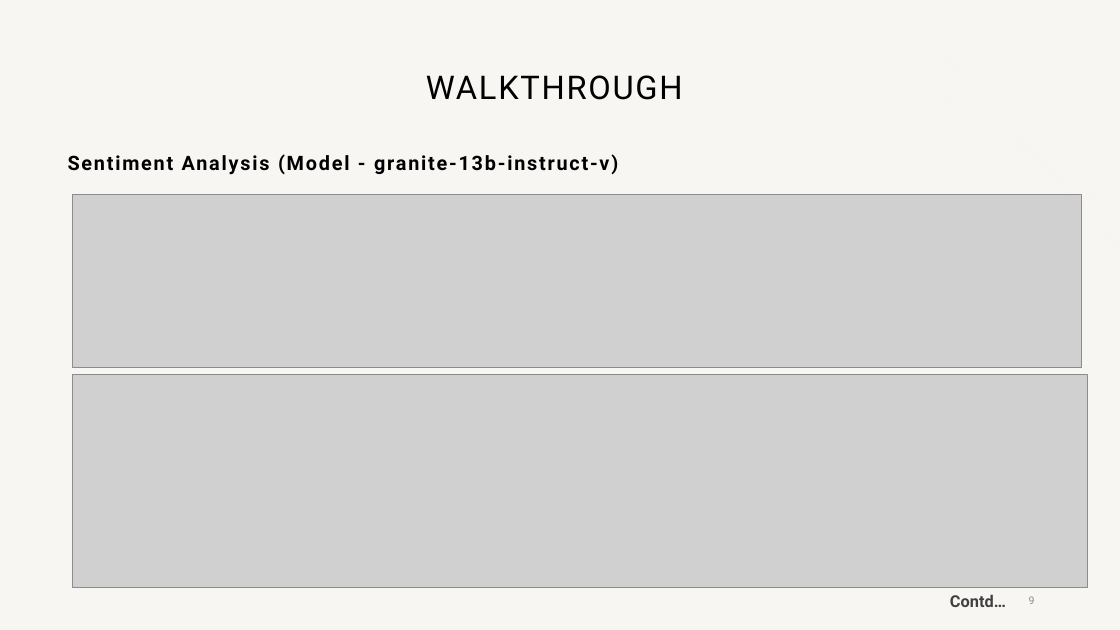
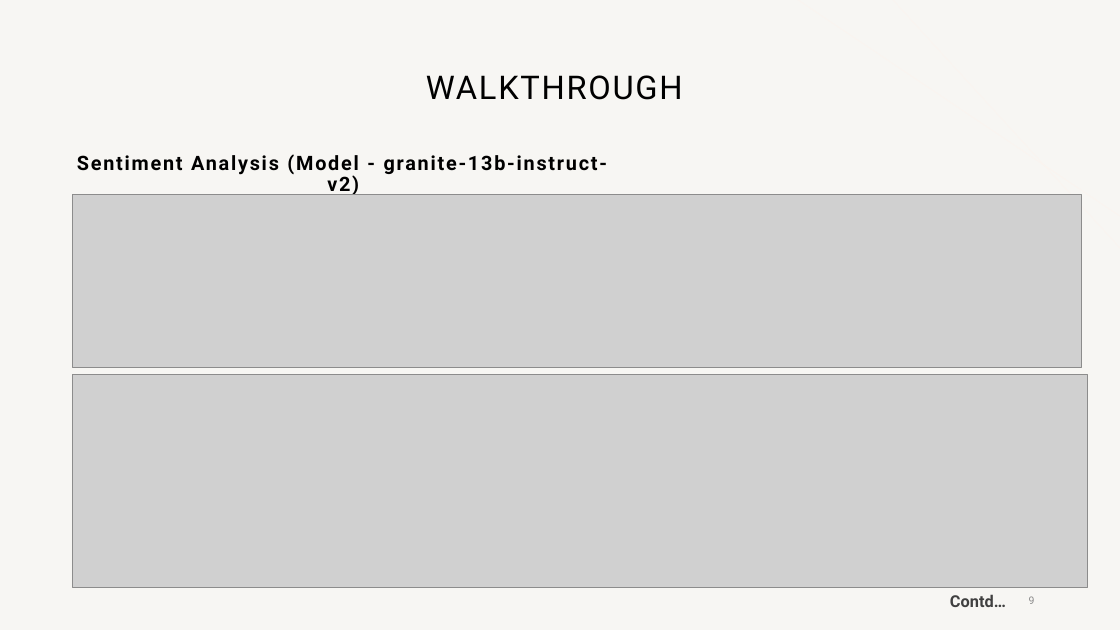
Before and after one commit to meanirban100/IBM-Watsonx-Hackathon, a slide deck: slide 9 of IBM-Watsonx-Presentation.pptx. Drawn at 1120x630 pixels with LibreOffice and Linux fonts; fonts in the diff are those of the drawing; grey boxes stand for pictures; background and template pictures are left out. Boxes give left, top, right and bottom in pixels: in the first picture for what was removed or moved away, otherwise in the second. Text is boxed around its words. In the diff, an @@ line names an element or a change of style, - is before the commit and + after.

Commit message:
updated presentation

```diff
--- a/IBM-Watsonx-Presentation.pptx
+++ b/IBM-Watsonx-Presentation.pptx
@@ text at (77,154,608,195): text changed @@
-Sentiment Analysis (Model - granite-13b-instruct-v)
+Sentiment Analysis (Model - granite-13b-instruct-v2)
```
Also in this commit, not shown: 5 other slides changed.
